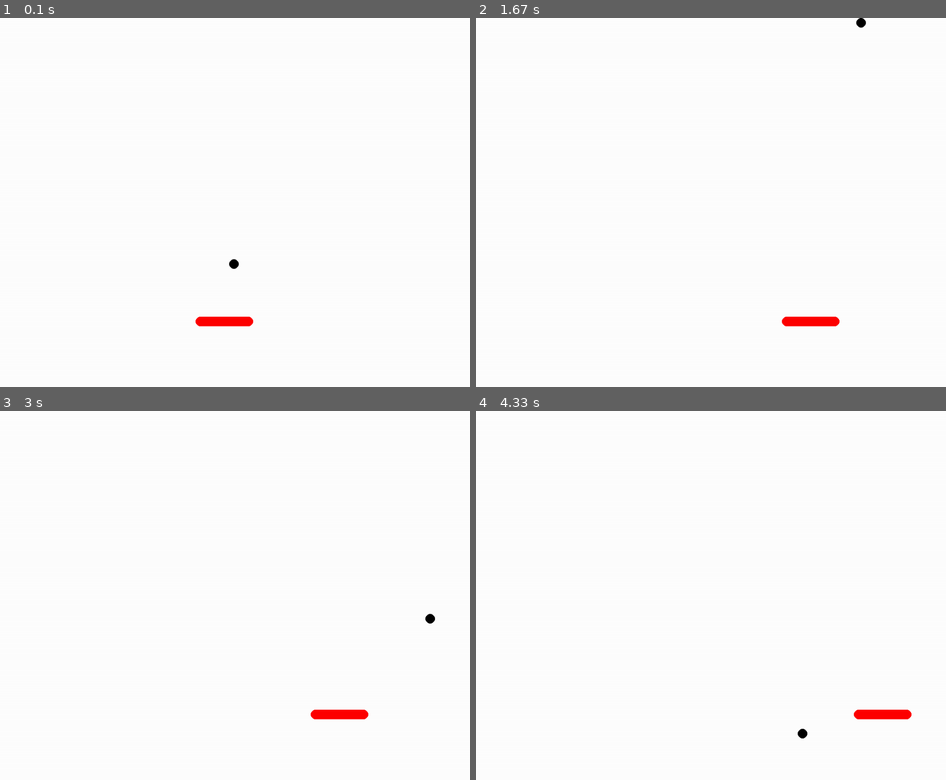
Above: before the commit, frames 1-4 (two rows, left to right).
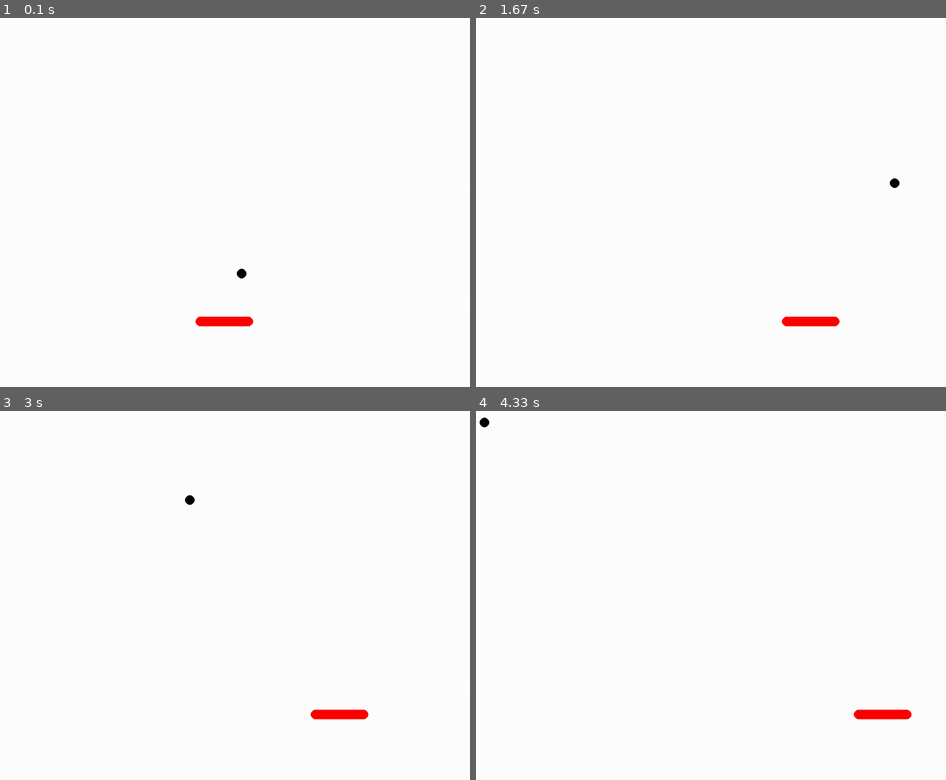
Above: after the commit, the same moments.

Repository: MacAndKaj/Paranoid
Game: pygame game, started from Main.py
Same seed, same stepped clock (60 frames per second), same inputs: the game is played once before the commit and once after it.
Inputs:
- Up to frame 1 (0.1 s): no input
- Up to frame 2 (1.67 s): hold Right 0.33-0.8 s; hold Right 0.83-1.3 s; hold Left from 1.33 s (still down)
- Up to frame 3 (3 s): release Left at 1.87 s; hold Left 1.9-2.3 s; hold Right 2.33-2.97 s
- Up to frame 4 (4.33 s): hold Left 3-3.47 s; hold Right 3.5-3.97 s; hold Right from 4 s (still down)

The runs differ from the first frame. In frame 1, less than 0.1% of the frame differs, in the area x 48-53%, y 65-71%; in frame 2, less than 0.1%; in frame 3, less than 0.1%; in frame 4, less than 0.1%.

Commit message:
fizyka kulki

Diff:
--- a/Ball.py
+++ b/Ball.py
@@ -8,7 +8,7 @@
     position = [int(0.5 * SCREEN_WIDTH), int(0.7 * SCREEN_HEIGHT)]
     radius = 10
     step = 10
-    angleOfDirection = -60  # degrees
+    angleOfDirection = -20  # degrees
 
     def __init__(self) -> None:
         self.Rectangle = Rect(self.position, (self.radius, self.radius))
@@ -23,10 +23,8 @@
         elif self.position[0] <= self.radius:
             self.angleOfDirection = STRAIGHT_ANGLE - self.angleOfDirection
         elif self.position[1] >= SCREEN_HEIGHT - self.radius:
-            print(self.angleOfDirection, '3')
             self.angleOfDirection = -self.angleOfDirection
         elif self.position[1] <= self.radius:
-            print(self.angleOfDirection, '4')
             self.angleOfDirection = -self.angleOfDirection
 
     def __handleDirection(self,obstacles):
